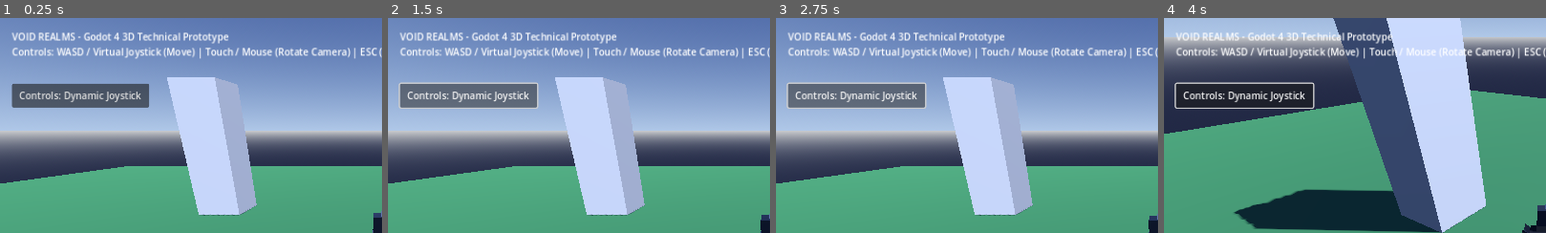
Above: before the commit, frames 1-4 (left to right).
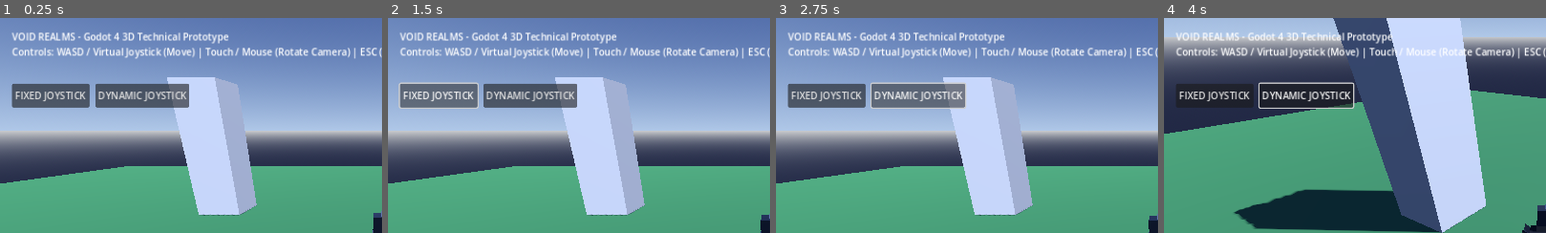
Above: after the commit, the same moments.

Repository: salihakilicer6-prog/Void-realms
Game: Godot game, scene res://scenes/Main3D.tscn
The game is run twice, just before and just after one commit, with the same random seed, the same clock (stepped at 60 frames per second) and the same inputs.
Inputs (mouse positions are % of the whole screen's width and height, from its top left):
- Up to frame 1 (0.25 s): no input
- Up to frame 2 (1.5 s): click (11, 18) at 0.5 s, where only the run before the commit has a clickable "Controls: Dynamic Joystick"; click (7, 18) at 1.25 s, where only the run after the commit has a clickable "FIXED JOYSTICK"
- Up to frame 3 (2.75 s): click (19, 18) at 2 s, where only the run after the commit has a clickable "DYNAMIC JOYSTICK"
- Up to frame 4 (4 s): move the mouse to (55, 50) at 2.77 s; hold W (move_forward) from 2.78 s (still down); click (55, 50) at 2.92 s; move the mouse to (45, 50) at 3.52 s; click (45, 50) at 3.67 s
The pictures show only the part of the screen within x 0-50%, y 0-50%; the shares and areas given below are measured in that part.

The runs differ from the first frame. In frame 1, 2.2% of the frame differs, in the area x 4-50%, y 30-42%; in frame 2, 2.5%; in frame 3, 2.8%, in the area x 2-50%, y 29-43%; in frame 4, 2.7%.

Commit message:
Fix dynamic joystick mode switching and enhance airborne jump animation
- Fixed VirtualJoystick.gd mode switching layout by dynamically re-anchoring Control rect (PRESET_FULL_RECT in dynamic mode, PRESET_BOTTOM_LEFT in fixed mode).
- Created two-option JoystickModeSelector.gd UI (FIXED vs DYNAMIC) with active state visual highlight and event consumption.
- Refined airborne jump and landing procedural animations on ShadowWarriorModel.gd.
- Investigated Godot debugger message '_cursor_interpolated()': confirmed as benign Godot editor 3D viewport selection check that does not affect runtime/gameplay.

Co-authored-by: salihakilicer6-prog <240379350+salihakilicer6-prog@users.noreply.github.com>

Diff:
--- a/godot_client/scenes/Main3D.tscn
+++ b/godot_client/scenes/Main3D.tscn
@@ -4,7 +4,7 @@
 [ext_resource type="Script" path="res://scripts/ui/VirtualJoystick.gd" id="2_joystick_script"]
 [ext_resource type="Script" path="res://scripts/character/ShadowWarriorModel.gd" id="3_model_script"]
 [ext_resource type="Script" path="res://scripts/ui/JumpButton.gd" id="4_jump_script"]
-[ext_resource type="Script" path="res://scripts/ui/JoystickToggleButton.gd" id="5_toggle_script"]
+[ext_resource type="Script" path="res://scripts/ui/JoystickModeSelector.gd" id="5_selector_script"]
 
 [sub_resource type="ProceduralSkyMaterial" id="ProceduralSkyMaterial_sky"]
 sky_top_color = Color(0.18, 0.25, 0.45, 1)
@@ -147,13 +147,13 @@
 text = "VOID REALMS - Godot 4 3D Technical Prototype
 Controls: WASD / Virtual Joystick (Move) | Touch / Mouse (Rotate Camera) | ESC (Cursor)"
 
-[node name="JoystickToggleButton" type="Button" parent="UI"]
+[node name="JoystickModeSelector" type="HBoxContainer" parent="UI"]
 offset_left = 20.0
 offset_top = 110.0
-offset_right = 250.0
+offset_right = 320.0
 offset_bottom = 150.0
-text = "Controls: Dynamic Joystick"
-script = ExtResource("5_toggle_script")
+theme_override_constants/separation = 10
+script = ExtResource("5_selector_script")
 
 [node name="VirtualJoystick" type="Control" parent="UI"]
 layout_mode = 3
--- /dev/null
+++ b/godot_client/scripts/ui/JoystickModeSelector.gd
@@ -0,0 +1,53 @@
+# Two-Option Joystick Mode Selector UI (VOID REALMS)
+# Features dedicated [ FIXED ] and [ DYNAMIC ] buttons with active visual state highlights.
+
+extends HBoxContainer
+
+@export var joystick_path: NodePath = "^../VirtualJoystick"
+var joystick: VoidRealmsVirtualJoystick
+
+var fixed_button: Button
+var dynamic_button: Button
+
+func _ready() -> void:
+	# Ensure touch/click input on selector buttons does not leak into camera rotation
+	mouse_filter = Control.MOUSE_FILTER_STOP
+	_create_selector_buttons()
+
+	joystick = get_node_or_null(joystick_path) as VoidRealmsVirtualJoystick
+	if joystick:
+		joystick.mode_changed.connect(_on_mode_changed)
+		_update_visual_states(joystick.is_dynamic_mode)
+
+func _create_selector_buttons() -> void:
+	fixed_button = Button.new()
+	fixed_button.name = "FixedButton"
+	fixed_button.text = "FIXED JOYSTICK"
+	fixed_button.custom_minimum_size = Vector2(130, 38)
+	fixed_button.pressed.connect(func(): _set_mode(false))
+	add_child(fixed_button)
+
+	dynamic_button = Button.new()
+	dynamic_button.name = "DynamicButton"
+	dynamic_button.text = "DYNAMIC JOYSTICK"
+	dynamic_button.custom_minimum_size = Vector2(140, 38)
+	dynamic_button.pressed.connect(func(): _set_mode(true))
+	add_child(dynamic_button)
+
+func _set_mode(is_dynamic: bool) -> void:
+	if not joystick:
+		joystick = get_node_or_null(joystick_path) as VoidRealmsVirtualJoystick
+	if joystick:
+		joystick.set_dynamic_mode(is_dynamic)
+
+func _on_mode_changed(is_dynamic: bool) -> void:
+	_update_visual_states(is_dynamic)
+
+func _update_visual_states(is_dynamic: bool) -> void:
+	if fixed_button and dynamic_button:
+		if is_dynamic:
+			fixed_button.text = "FIXED"
+			dynamic_button.text = "[ DYNAMIC ACTIVE ]"
+		else:
+			fixed_button.text = "[ FIXED ACTIVE ]"
+			dynamic_button.text = "DYNAMIC"
--- a/godot_client/scripts/ui/JoystickToggleButton.gd
+++ /dev/null
@@ -1,24 +0,0 @@
-# Joystick Mode Switch Button (VOID REALMS)
-# Toggles between Roblox-Style Dynamic (Floating) Joystick and Fixed Joystick modes.
-
-extends Button
-
-@export var joystick_path: NodePath = "^../VirtualJoystick"
-var joystick: VoidRealmsVirtualJoystick
-
-func _ready() -> void:
-	joystick = get_node_or_null(joystick_path) as VoidRealmsVirtualJoystick
-	if joystick:
-		joystick.mode_changed.connect(_on_mode_changed)
-		_update_button_text(joystick.is_dynamic_mode)
-	pressed.connect(_on_button_pressed)
-
-func _on_button_pressed() -> void:
-	if joystick:
-		joystick.toggle_mode()
-
-func _on_mode_changed(is_dynamic: bool) -> void:
-	_update_button_text(is_dynamic)
-
-func _update_button_text(is_dynamic: bool) -> void:
-	text = "Controls: Dynamic Joystick" if is_dynamic else "Controls: Fixed Joystick"
--- a/godot_client/scripts/ui/VirtualJoystick.gd
+++ b/godot_client/scripts/ui/VirtualJoystick.gd
@@ -28,6 +28,7 @@
 func _ready() -> void:
 	visible = true
 	_load_mode_setting()
+	_apply_mode_layout()
 	queue_redraw()
 
 func _load_mode_setting() -> void:
@@ -44,8 +45,33 @@
 	is_dynamic_mode = enabled
 	_save_mode_setting()
 	_reset_joystick()
+	_apply_mode_layout()
 	emit_signal("mode_changed", is_dynamic_mode)
 	queue_redraw()
+
+func _apply_mode_layout() -> void:
+	if is_dynamic_mode:
+		# Dynamic mode covers left movement area
+		anchors_preset = Control.PRESET_FULL_RECT
+		anchor_left = 0.0
+		anchor_top = 0.0
+		anchor_right = 0.5
+		anchor_bottom = 1.0
+		offset_left = 0.0
+		offset_top = 0.0
+		offset_right = 0.0
+		offset_bottom = 0.0
+	else:
+		# Fixed mode anchored at bottom-left
+		anchors_preset = Control.PRESET_BOTTOM_LEFT
+		anchor_left = 0.0
+		anchor_top = 1.0
+		anchor_right = 0.0
+		anchor_bottom = 1.0
+		offset_left = 40.0
+		offset_top = -200.0
+		offset_right = 200.0
+		offset_bottom = -40.0
 
 func toggle_mode() -> void:
 	set_dynamic_mode(not is_dynamic_mode)
@@ -68,7 +94,37 @@
 	draw_circle(local_center + knob_position, knob_radius, knob_color)
 
 func _gui_input(event: InputEvent) -> void:
-	if not is_dynamic_mode:
+	if is_dynamic_mode:
+		# DYNAMIC MODE GUI HANDLER (Captured within left movement Control rect)
+		if event is InputEventScreenTouch:
+			if event.pressed and touch_index == -1:
+				touch_index = event.index
+				dynamic_center = event.position
+				_update_knob_from_center(event.position, dynamic_center)
+				accept_event()
+			elif not event.pressed and event.index == touch_index:
+				_reset_joystick()
+				accept_event()
+
+		elif event is InputEventScreenDrag and event.index == touch_index:
+			_update_knob_from_center(event.position, dynamic_center)
+			accept_event()
+
+		elif event is InputEventMouseButton and event.button_index == MOUSE_BUTTON_LEFT:
+			if event.pressed and touch_index == -1:
+				touch_index = 999
+				dynamic_center = event.position
+				_update_knob_from_center(event.position, dynamic_center)
+				accept_event()
+			elif not event.pressed and touch_index == 999:
+				_reset_joystick()
+				accept_event()
+
+		elif event is InputEventMouseMotion and touch_index == 999:
+			_update_knob_from_center(event.position, dynamic_center)
+			accept_event()
+
+	else:
 		# FIXED MODE HANDLER
 		if event is InputEventScreenTouch:
 			if event.pressed and touch_index == -1:
@@ -98,53 +154,24 @@
 			accept_event()
 
 func _input(event: InputEvent) -> void:
-	if is_dynamic_mode:
-		# DYNAMIC MODE HANDLER (Floating touch on left half of screen)
-		var viewport_w = get_viewport_rect().size.x
-
-		if event is InputEventScreenTouch:
-			if event.pressed and touch_index == -1 and event.position.x < viewport_w * 0.5:
-				touch_index = event.index
-				dynamic_center = event.position
-				_update_knob_from_center(event.position, dynamic_center)
-				get_viewport().set_input_as_handled()
-			elif not event.pressed and event.index == touch_index:
-				_reset_joystick()
-				get_viewport().set_input_as_handled()
-
-		elif event is InputEventScreenDrag and event.index == touch_index:
-			_update_knob_from_center(event.position, dynamic_center)
+	# Global fallback for touch drags moving outside the Control bounds
+	if touch_index != -1 and touch_index != 999:
+		if event is InputEventScreenDrag and event.index == touch_index:
+			var center_pos = dynamic_center if is_dynamic_mode else size * 0.5
+			var pos = event.position if is_dynamic_mode else (get_global_transform().affine_inverse() * event.position)
+			_update_knob_from_center(pos, center_pos)
+			get_viewport().set_input_as_handled()
+		elif event is InputEventScreenTouch and not event.pressed and event.index == touch_index:
+			_reset_joystick()
 			get_viewport().set_input_as_handled()
 
-		elif event is InputEventMouseButton and event.button_index == MOUSE_BUTTON_LEFT:
-			if event.pressed and touch_index == -1 and event.position.x < viewport_w * 0.5:
-				touch_index = 999
-				dynamic_center = event.position
-				_update_knob_from_center(event.position, dynamic_center)
-				get_viewport().set_input_as_handled()
-			elif not event.pressed and touch_index == 999:
-				_reset_joystick()
-
-		elif event is InputEventMouseMotion and touch_index == 999:
-			_update_knob_from_center(event.position, dynamic_center)
-
-	else:
-		# FIXED MODE GLOBAL FALLBACK
-		if touch_index != -1 and touch_index != 999:
-			if event is InputEventScreenDrag and event.index == touch_index:
-				var local_pos = get_global_transform().affine_inverse() * event.position
-				_update_knob_from_center(local_pos, size * 0.5)
-				get_viewport().set_input_as_handled()
-			elif event is InputEventScreenTouch and not event.pressed and event.index == touch_index:
-				_reset_joystick()
-				get_viewport().set_input_as_handled()
-
-		elif touch_index == 999:
-			if event is InputEventMouseMotion:
-				var local_pos = get_global_transform().affine_inverse() * event.position
-				_update_knob_from_center(local_pos, size * 0.5)
-			elif event is InputEventMouseButton and event.button_index == MOUSE_BUTTON_LEFT and not event.pressed:
-				_reset_joystick()
+	elif touch_index == 999:
+		if event is InputEventMouseMotion:
+			var center_pos = dynamic_center if is_dynamic_mode else size * 0.5
+			var pos = event.position if is_dynamic_mode else (get_global_transform().affine_inverse() * event.position)
+			_update_knob_from_center(pos, center_pos)
+		elif event is InputEventMouseButton and event.button_index == MOUSE_BUTTON_LEFT and not event.pressed:
+			_reset_joystick()
 
 func _update_knob_from_center(pos: Vector2, center_pos: Vector2) -> void:
 	var offset = pos - center_pos
